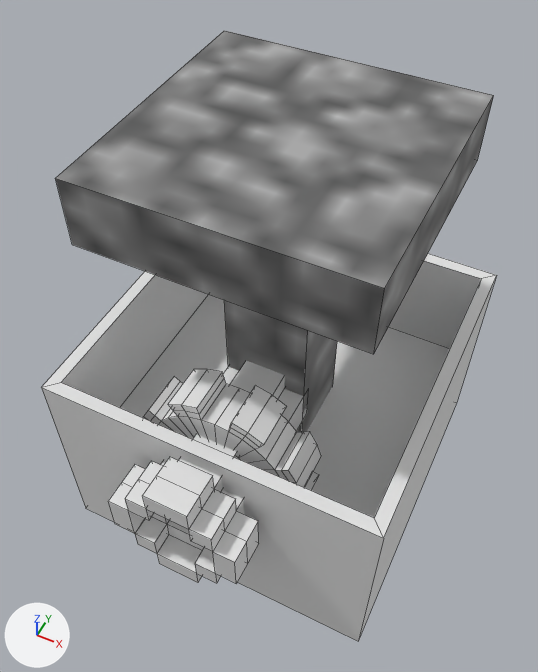
A saved change to the Blender file Art/Blender/Sifter.blend.
The view is the same before and after, from a 50 mm lens placed at (1.25, -2.7, 3.59), pointed at (-0.04, -0.13, 0.37). Every picture has the same lights, and +X, +Y and +Z are marked at lower left. Mesh edges are drawn as thin lines. The same objects are shown in both versions, whatever each file hides.

Script lines for the objects in view, before the commit:
```python
me_cube_007 = bpy.data.meshes.new('Cube.007')
me_cube_007.from_pydata(...)  # a box spanning x -0.75..0.75, y -0.75..0.75, z -0.19..0.19; a box spanning x -0.25..0.25, y -0.25..0.25, z -2.18..-0.18
me_cube_007.materials.append(mat_cobblestone_png)  # picture img_cobblestone_png
me_cube_008 = bpy.data.meshes.new('Cube.008')
me_cube_008.from_pydata(...)  # 330 vertices, 339 faces; spans x -0.5..0.5, y -1.17..0.96, z -0.5..0.5
me_cube_008.materials.append(mat_cobblestone)  # white #e7e7e7
me_cube_009 = bpy.data.meshes.new('Cube.009')
me_cube_009.from_pydata(...)  # 19 vertices, 14 faces; spans x -1.0..1.0, y -1.0..1.0, z -0.5..1.17
me_cube_009.materials.append(mat_cobblestone_001)  # its picture is missing
# before: 12 (-0.92, -0.92, 0.14), 13 (-0.92, 0.92, 0.14), 14 (0.92, 0.92, 0.14), 15 (0.92, -0.92, 0.14)
ob_cube_006 = bpy.data.objects.new('Cube.006', me_cube_007)
ob_cube_006.location = (0.0, 0.0, 1.467)
ob_cube_007 = bpy.data.objects.new('Cube.007', me_cube_009)
ob_cube_007.location = (0.0, 0.0, -0.5)
ob_rod_000 = bpy.data.objects.new('Rod.000', me_cube_008)
ob_rod_000.location = (0.0, -0.158, -0.01)
ob_rod_000.rotation_euler = (0.0, 7.069, 0.0)  # degrees (0, 45, 0)
```
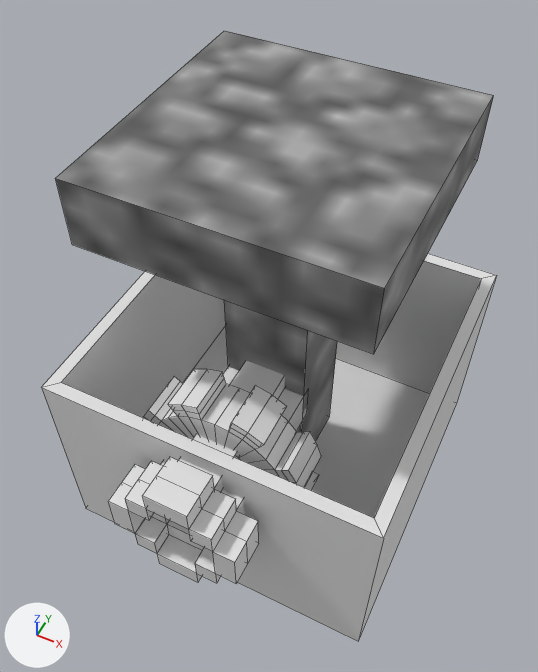
Pixel boxes [x1, y1, x2, y2] of what changed, in the pictures (538 x 672 px; the box of a moved part takes in the faces that stretch with it):
part 1 of me_cube_009, moved or reshaped: [61, 261, 481, 518] in both

The edits, one by one:
me_cube_009 has 19 vertices, 14 faces and spans x -1.0..1.0, y -1.0..1.0, z -0.5..1.17.
me_cube_009 is used by ob_cube_007; location (0.0, 0.0, -0.5).
Part 1, on me_cube_009:
Vertices 12 to 15 of me_cube_009 move by (0.0, 0.0, -0.55).
